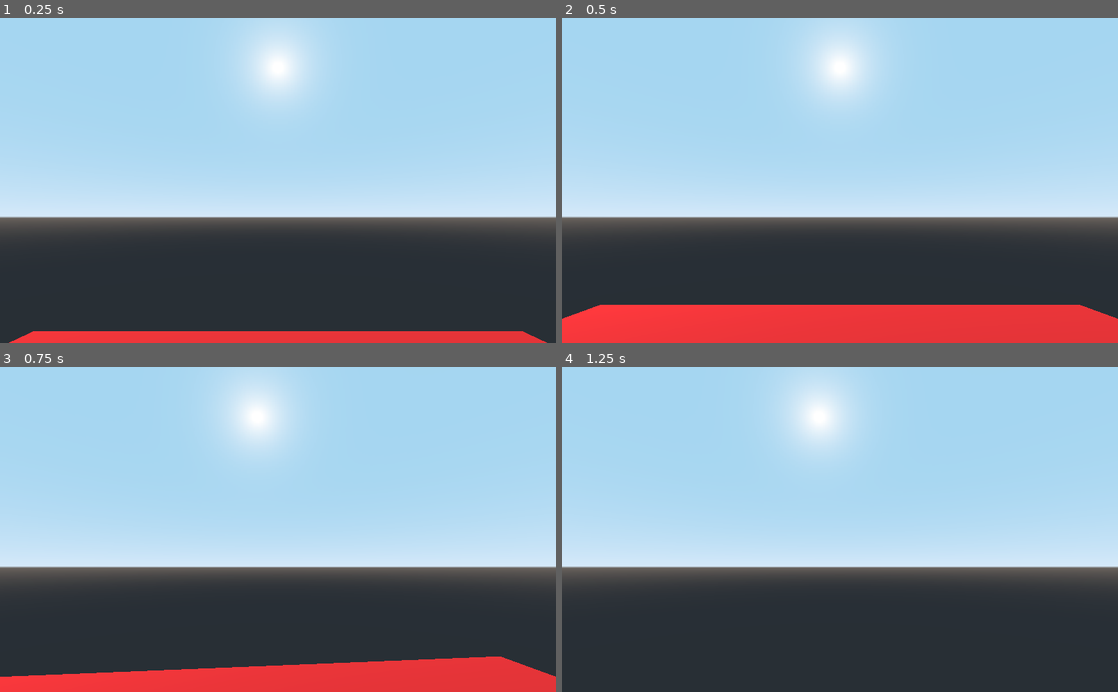
Above: before the commit, frames 1-4 (two rows, left to right).
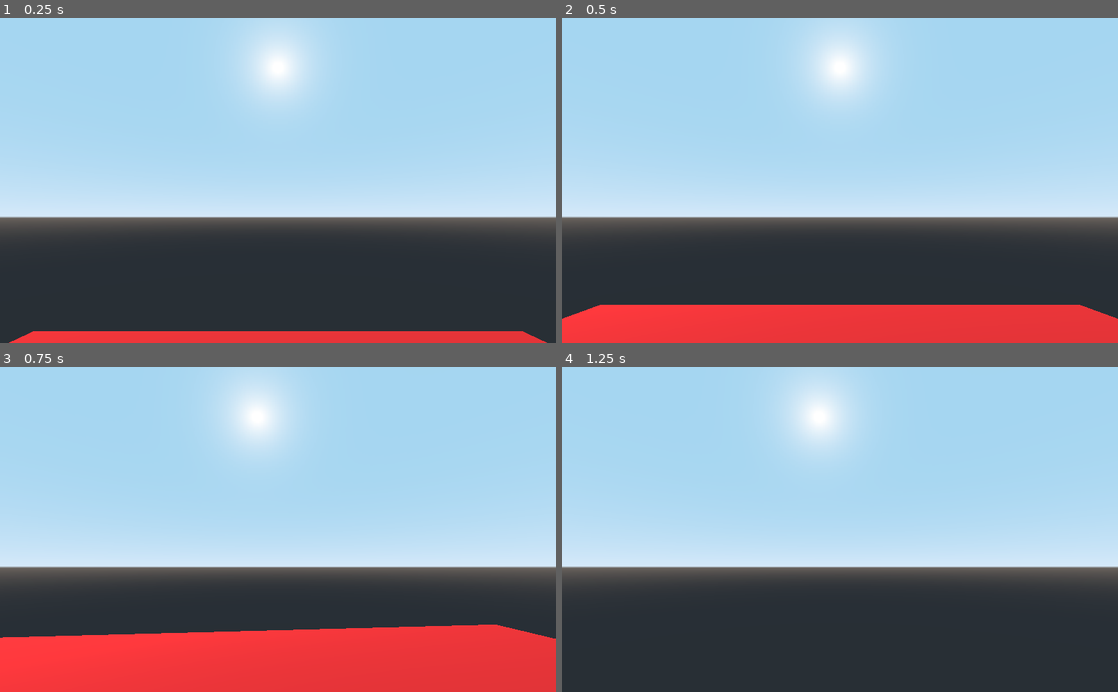
Above: after the commit, the same moments.

Repository: Joakimt04/Mannen-Offensive
Game: Godot game, scene res://World.tscn
The game is run twice, just before and just after one commit, with the same random seed, the same clock (stepped at 60 frames per second) and the same inputs.
Inputs (mouse positions are in pixels of both pictures, inside the frame that each line leads up to):
- Up to frame 1 (0.25 s): no input
- Up to frame 2 (0.5 s): no input
- Up to frame 3 (0.75 s): move the mouse to (305, 529) at 0.52 s; hold W (move_forward) from 0.53 s (still down); tap Space (jump) at 0.6 s
- Up to frame 4 (1.25 s): keep holding W (move_forward); tap Space (jump) at 0.77, 1.07 s

Frames 1-2 are identical in both runs. In frame 3, 11% of the frame differs, in the area x 0-100%, y 79-96%; in frame 4, nothing differs.

Commit message:
Update Player.gd

Diff:
--- a/Scripts/Player.gd
+++ b/Scripts/Player.gd
@@ -30,7 +30,7 @@
 	if not is_on_floor():
 		fall.y -= gravity * delta
 
-	if Input.is_action_just_pressed("jump"):
+	if is_on_floor() && Input.is_action_just_pressed("jump"):
 		fall.y = jump
 
 	if Input.is_action_just_pressed("ui_cancel"): #Ifall man klickar esc så syns musen igen
